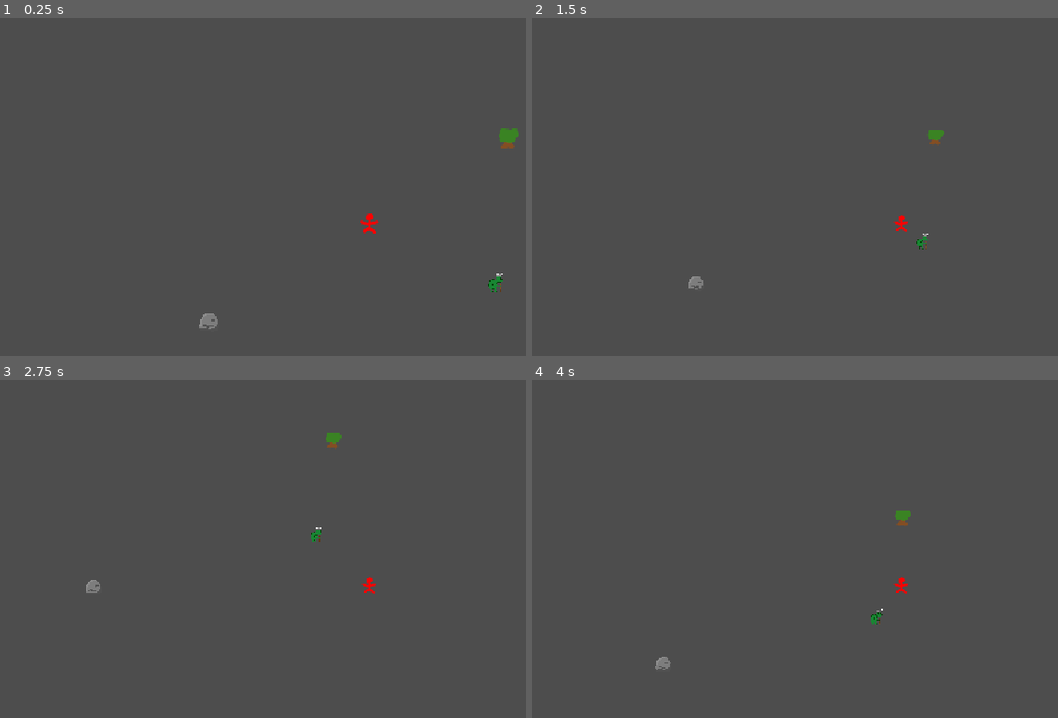
Above: before the commit, frames 1-4 (two rows, left to right).
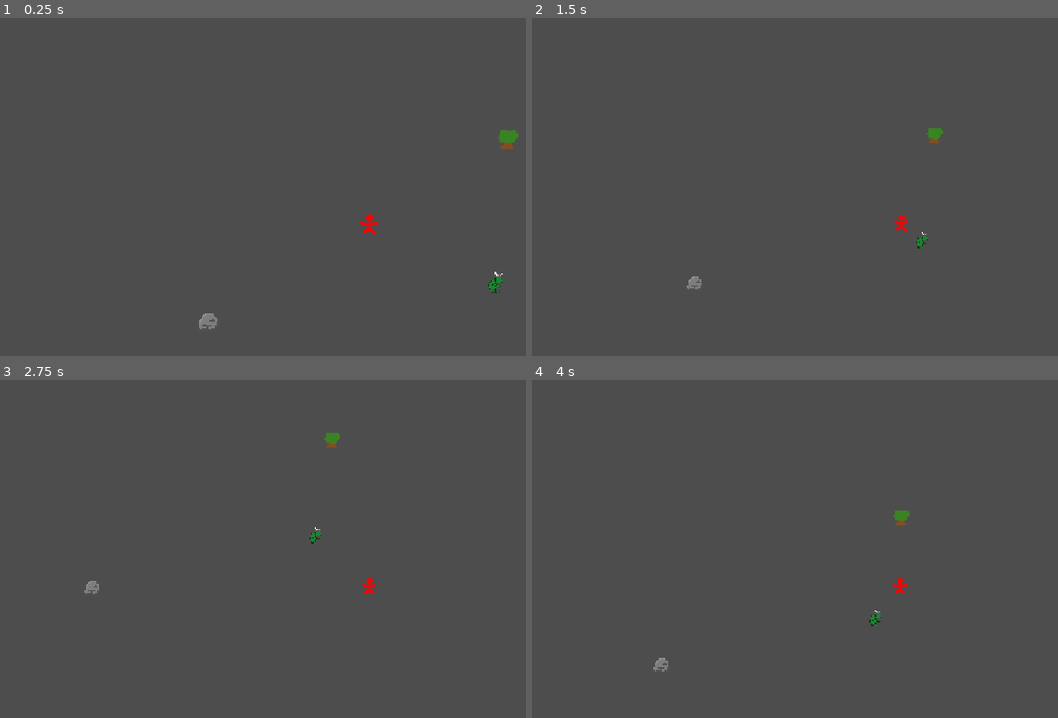
Above: after the commit, the same moments.

Repository: Drewpicus/2dPractice
Game: Godot game, scene res://main.tscn
Same seed, same stepped clock (60 frames per second), same inputs: the game is played once before the commit and once after it.
Inputs (mouse positions are in pixels of both pictures, inside the frame that each line leads up to):
- Up to frame 1 (0.25 s): no input
- Up to frame 2 (1.5 s): move the mouse to (outside the picture) at 0.52 s; hold D (move_right) 0.53-1.28 s; tap Mouse wheel up (zoom_in) at 0.6 s; tap Mouse wheel down (zoom_out) at 0.8, 1.35 s; move the mouse to (752, 244) at 1.27 s; hold S (move_down) from 1.28 s (still down)
- Up to frame 3 (2.75 s): tap Mouse wheel up (zoom_in) at 1.55 s; move the mouse to (441, 494) at 2.02 s; release S (move_down) at 2.03 s; hold D (move_right) from 2.03 s (still down); click (441, 494) at 2.1 s; tap Mouse wheel down (zoom_out) at 2.3 s
- Up to frame 4 (4 s): move the mouse to (863, 667) at 2.77 s; release D (move_right) at 2.78 s; hold W (move_up) 2.78-3.53 s; tap T (quick_inspect) at 2.85 s; tap Mouse wheel up (zoom_in) at 3.05 s; move the mouse to (outside the picture) at 3.52 s; hold A (move_left) from 3.53 s (still down); tap E (test) at 3.6 s; tap Mouse wheel down (zoom_out) at 3.8 s

The runs differ from the first frame. In frame 1, 0.1% of the frame differs, in the area x 37-99%, y 32-93%; in frame 2, 0.1%; in frame 3, 0.1%; in frame 4, 0.2%, in the area x 23-73%, y 38-87%.

Commit message:
some settings

Diff:
--- a/Scripts/player_camera.gd
+++ b/Scripts/player_camera.gd
@@ -3,10 +3,12 @@
 @export var max_zoom: float = 3.0
 @export var min_zoom: float = 0.6
 
+@export var step_amount: float = 0.2
+
 func _process(_delta: float) -> void:
 	if Input.is_action_just_pressed("zoom_in"):
-		zoom += Vector2(0.2,0.2)
+		zoom += Vector2(step_amount,step_amount)
 		zoom = Vector2(clampf(zoom.x,min_zoom,max_zoom),clampf(zoom.y,min_zoom,max_zoom))
 	if Input.is_action_just_pressed("zoom_out"):
-		zoom -= Vector2(0.2,0.2)
+		zoom -= Vector2(step_amount,step_amount)
 		zoom = Vector2(clampf(zoom.x,min_zoom,max_zoom),clampf(zoom.y,min_zoom,max_zoom))
--- a/project.godot
+++ b/project.godot
@@ -95,3 +95,4 @@
 textures/canvas_textures/default_texture_filter=0
 rendering_device/driver.windows="d3d12"
 textures/vram_compression/import_etc2_astc=true
+2d/snap/snap_2d_transforms_to_pixel=true
